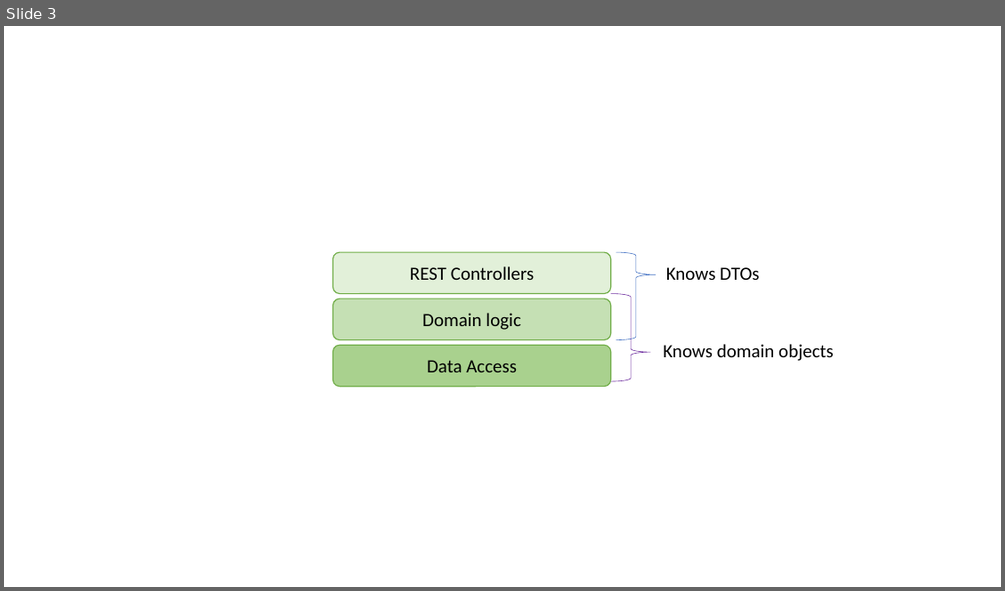
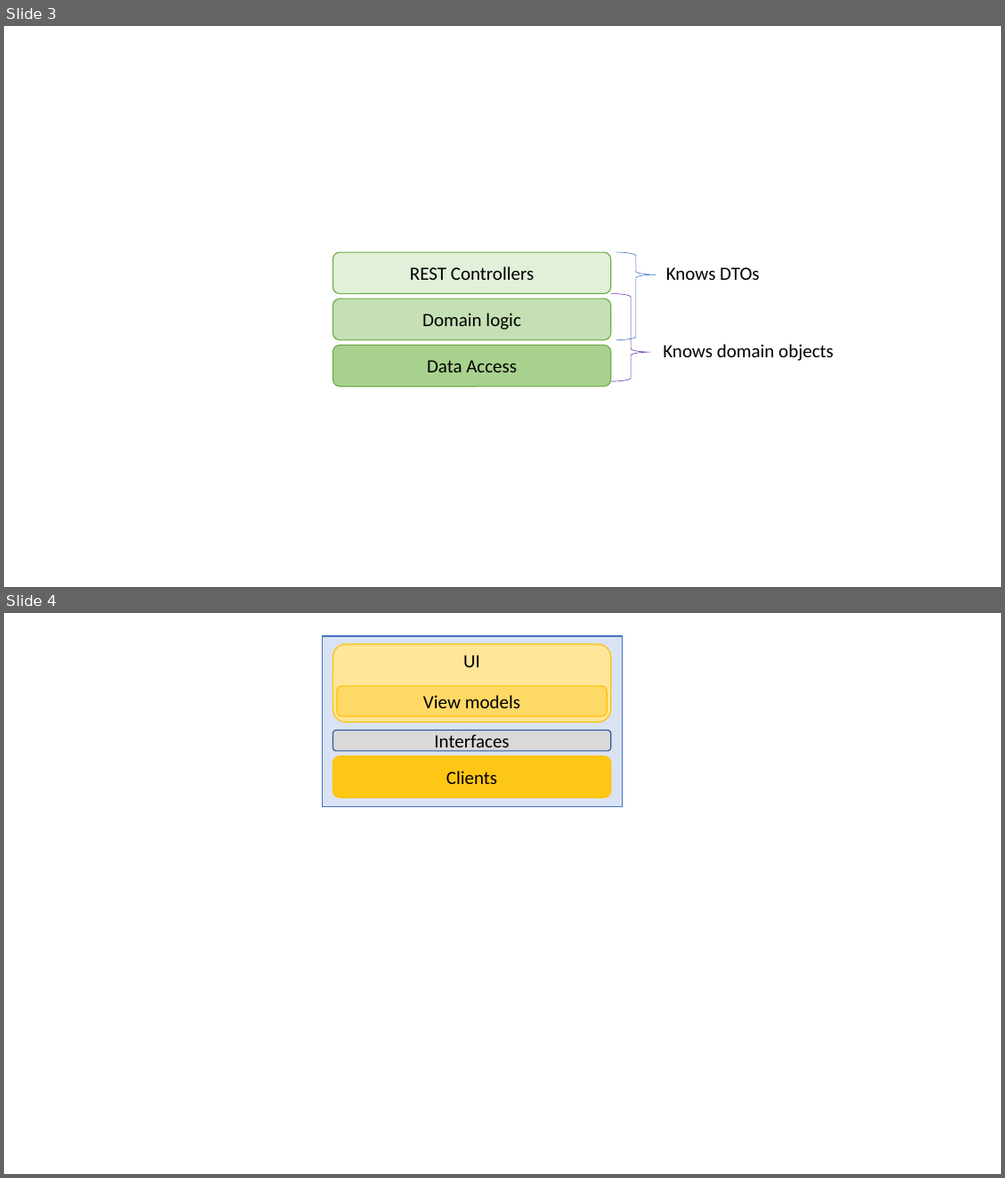
Before and after one commit to TroelsMortensen/CodeLabs, a slide deck: Tutorials/NetTodoApp-Part1-WebAPI/Resources/Architecture.pptx. Shown one above the other, each under a label of ours: slide 3 before the commit, slides 3 and 4 after it. The pictures are 1005x591 and 1005x1178 pixels, drawn with LibreOffice and Linux fonts; fonts in the diff are those of the drawing. Boxes give left, top, right and bottom in pixels: in the first picture for what was removed or moved away, otherwise in the second. Text is boxed around its words. In the diff, an @@ line names an element or a change of style, - is before the commit and + after.

```diff
--- a/Tutorials/NetTodoApp-Part1-WebAPI/Resources/Architecture.pptx
+++ b/Tutorials/NetTodoApp-Part1-WebAPI/Resources/Architecture.pptx
@@ slide 4 added at box(4, 613, 1001, 1174), background #FFFFFF @@
@@ rectangle added at box(323, 636, 623, 807), fill #DAE3F3, outline #4472C4 1 pt @@
@@ rounded rectangle added at box(333, 644, 611, 722), fill #FFE699, outline #FFC000 1 pt, 18 pt, text #000000 @@
+UI
@@ rounded rectangle added at box(337, 686, 607, 717), fill #FFD966, outline #FFC000 1 pt, 18 pt, text #000000 @@
+View models
@@ rounded rectangle added at box(333, 730, 611, 751), fill #D9D9D9, outline #325491 1 pt, 18 pt, text #000000 @@
+Interfaces
@@ rounded rectangle added at box(333, 755, 611, 797), fill #FFC715, outline #FFC000 1 pt, 18 pt, text #000000 @@
+Clients
```
Also in this commit, not shown: 13 other files.
